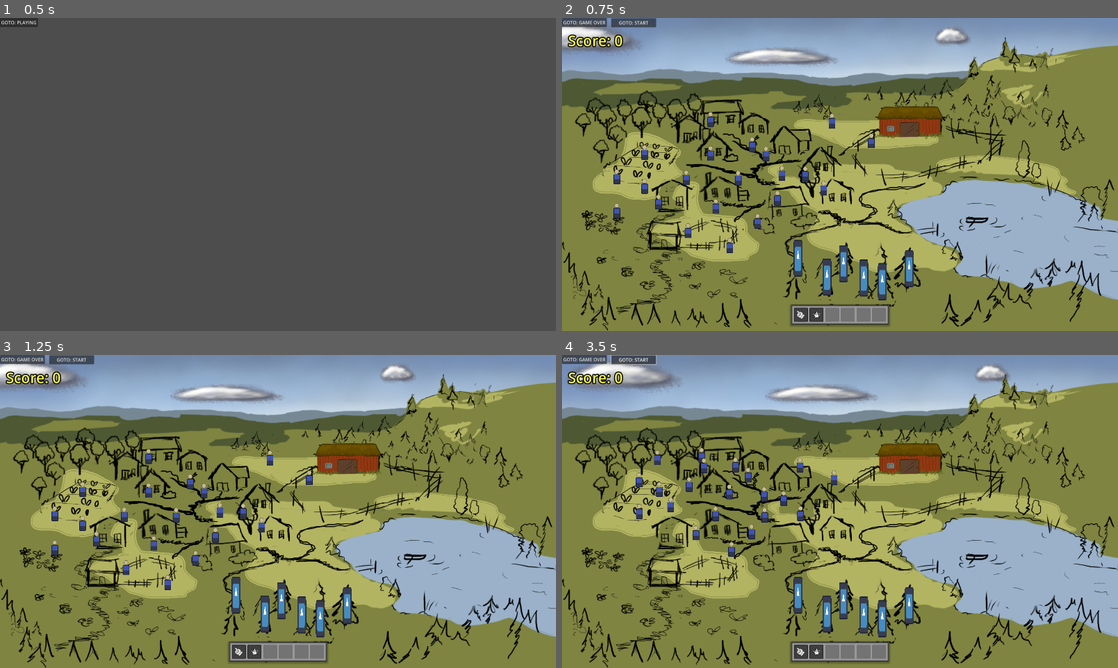
Above: before the commit, frames 1-4 (two rows, left to right).
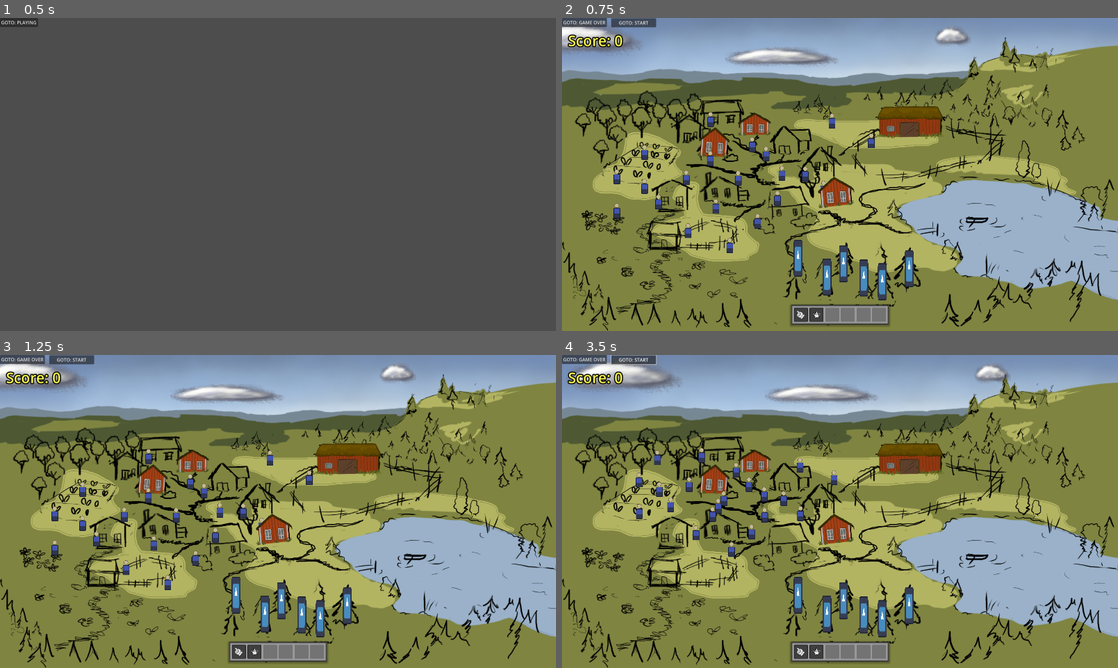
Above: after the commit, the same moments.

Repository: arget4me/cosyville
Game: Godot game, scene res://Scenes/main_scene.tscn
The game is run twice, just before and just after one commit, with the same random seed, the same clock (stepped at 60 frames per second) and the same inputs. The engine's default icon, where the game draws it, is replaced by a stand-in: a white triangle on a blue panel in a dark square.
Inputs (mouse positions are in pixels of both pictures, inside the frame that each line leads up to):
- Up to frame 1 (0.5 s): no input
- Up to frame 2 (0.75 s): click "GOTO: PLAYING" at 0.5 s
- Up to frame 3 (1.25 s): no input
- Up to frame 4 (3.5 s): click "GOTO: START" at 1.25 s; click "GOTO: START" at 2 s; move the mouse to (845, 602) at 2.77 s; press the mouse at (845, 602) at 2.78 s; hold Right (ui_right) from 2.78 s (still down)

Frame 1 is identical in both runs. In frame 2, 1.1% of the frame differs, in the area x 24-53%, y 30-61%; in frame 3, 1.1%; in frame 4, 1.5%.

Commit message:
Add houses

Diff:
--- /dev/null
+++ b/Scenes/World/house_red.tscn
@@ -0,0 +1,24 @@
+[gd_scene load_steps=3 format=3 uid="uid://702f3n8od2c0"]
+
+[ext_resource type="Texture2D" uid="uid://d06jr5jbqu0hl" path="res://art/world/Props/house_red.PNG" id="1_ilwmk"]
+
+[sub_resource type="CapsuleShape2D" id="CapsuleShape2D_61u7c"]
+radius = 5.34
+height = 90.0038
+
+[node name="House_Red" type="Node2D"]
+
+[node name="Sprite" type="Sprite2D" parent="."]
+z_as_relative = false
+y_sort_enabled = true
+position = Vector2(1, 1)
+texture = ExtResource("1_ilwmk")
+offset = Vector2(0, -43.955)
+
+[node name="StaticBody2D" type="StaticBody2D" parent="."]
+position = Vector2(-1, 2)
+rotation = 1.56887
+
+[node name="CollisionShape2D" type="CollisionShape2D" parent="StaticBody2D"]
+position = Vector2(-12.9942, -3.025)
+shape = SubResource("CapsuleShape2D_61u7c")
--- a/Scenes/cosy_village_clicking_example.tscn
+++ b/Scenes/cosy_village_clicking_example.tscn
@@ -1,9 +1,10 @@
-[gd_scene load_steps=7 format=3 uid="uid://biwreh4pxnlfm"]
+[gd_scene load_steps=8 format=3 uid="uid://biwreh4pxnlfm"]
 
 [ext_resource type="Texture2D" uid="uid://cr3o4hp2ichjw" path="res://art/world/sky.PNG" id="1_w4iek"]
 [ext_resource type="PackedScene" uid="uid://cdevdb2f0xlsc" path="res://Scenes/World/clouds.tscn" id="2_44oqd"]
 [ext_resource type="Texture2D" uid="uid://b56ar24cwrrtb" path="res://art/world/background_.PNG" id="3_oicvn"]
 [ext_resource type="PackedScene" uid="uid://74idepem82pk" path="res://Scenes/Chaos/FireTree.tscn" id="6_ekpvo"]
+[ext_resource type="PackedScene" uid="uid://702f3n8od2c0" path="res://Scenes/World/house_red.tscn" id="7_af8d8"]
 [ext_resource type="PackedScene" uid="uid://dqwcom1xx1r5h" path="res://Scenes/villager_instance.tscn" id="7_jhwky"]
 [ext_resource type="PackedScene" uid="uid://b16bki12o36mf" path="res://Scenes/World/ladan.tscn" id="8_gfc0v"]
 
@@ -147,3 +148,16 @@
 
 [node name="Ladan" parent="YSORT" instance=ExtResource("8_gfc0v")]
 position = Vector2(1200, 420)
+
+[node name="House_Red" parent="YSORT" instance=ExtResource("7_af8d8")]
+position = Vector2(666, 412)
+
+[node name="House_Red2" parent="YSORT" instance=ExtResource("7_af8d8")]
+position = Vector2(949, 659)
+rotation = -0.0929171
+scale = Vector2(1.08, 1.32)
+
+[node name="House_Red3" parent="YSORT" instance=ExtResource("7_af8d8")]
+position = Vector2(522, 488)
+rotation = 0.0699173
+scale = Vector2(0.949116, 1.32)
Binary file added: art/world/Props/house_red.PNG
Not shown, added: art/world/Props/house_red.PNG.import
